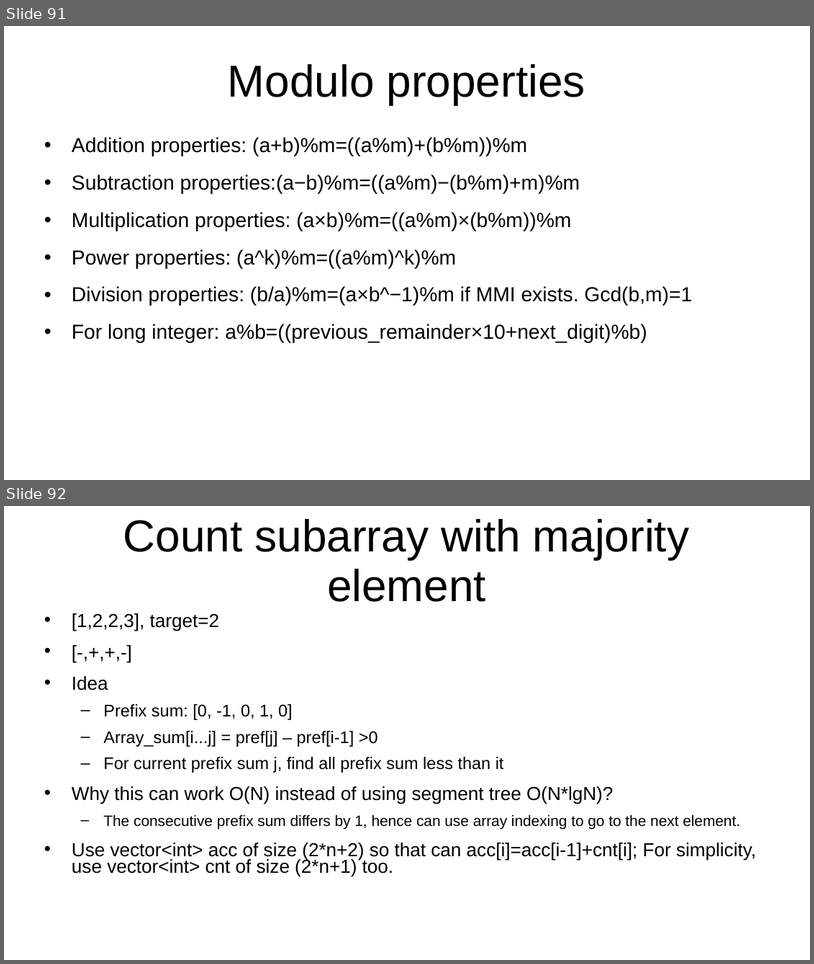
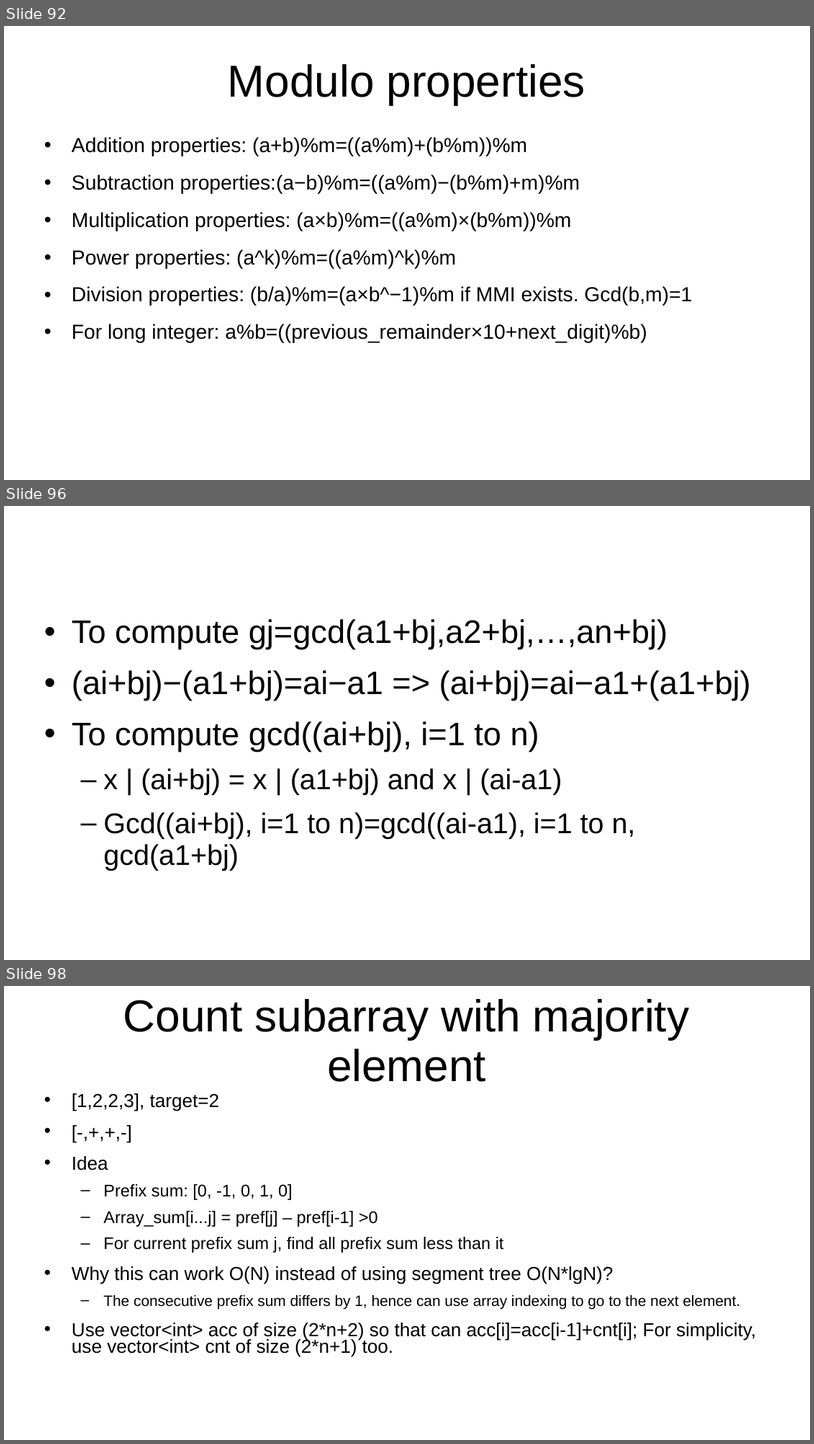
Before and after one commit to kindaichinisan/CompetitiveProgramming, a slide deck: MyCode/competitive_programming.ppt. Shown one above the other, each under a label of ours: slides 91 and 92 before the commit, slides 92, 96 and 98 after it; the slides between them are not shown. The pictures are 814x964 and 814x1444 pixels, drawn with LibreOffice and Linux fonts; fonts in the diff are those of the drawing. Boxes give left, top, right and bottom in pixels: in the first picture for what was removed or moved away, otherwise in the second. Text is boxed around its words. In the diff, an @@ line names an element or a change of style, - is before the commit and + after.

```diff
--- a/MyCode/competitive_programming.ppt
+++ b/MyCode/competitive_programming.ppt
@@ slide 96 added at (4,506,810,960), background #FFFFFF @@
@@ text added at (72,619,751,870), 32 pt, text #000000 @@
+• To compute gj=gcd(a1+bj,a2+bj,…,an+bj)
+• (ai+bj)−(a1+bj)=ai−a1 => (ai+bj)=ai−a1+(a1+bj)
+• To compute gcd((ai+bj), i=1 to n)
+  – x | (ai+bj) = x | (a1+bj) and x | (ai-a1)
+  – Gcd((ai+bj), i=1 to n)=gcd((ai-a1), i=1 to n, gcd(a1+bj)
@@ what was slide 91 is now slide 92 @@
@@ what was slide 92 is now slide 98 @@
```
Also in this commit, not shown: 6 other slides added, 4 other files.
